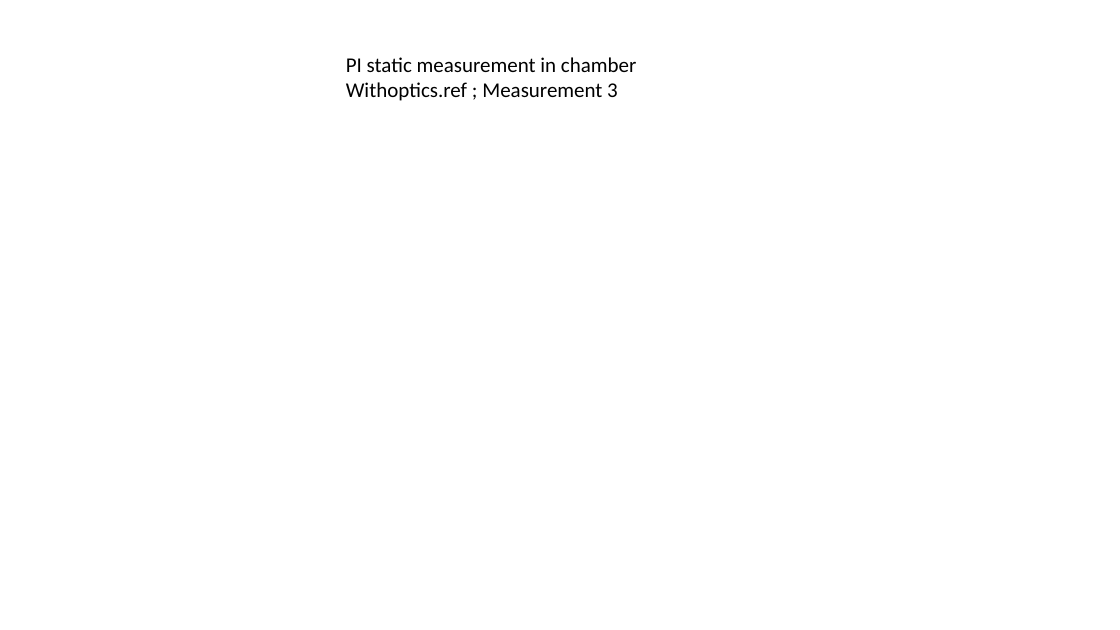
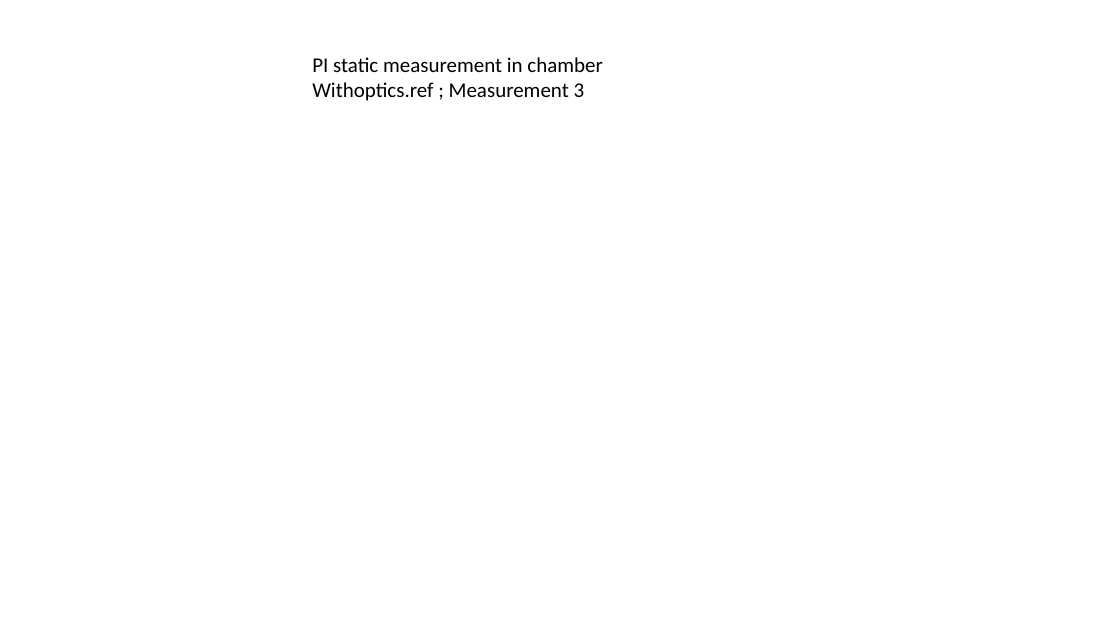
Before and after one commit to Cosinus0/MasterThesis, a slide deck: slide 4 of Thesis/matlab_code/PIswelling/PIswelling.pptx. Drawn at 1120x630 pixels with LibreOffice and Linux fonts; fonts in the diff are those of the drawing; background and template pictures are left out. Boxes give left, top, right and bottom in pixels: in the first picture for what was removed or moved away, otherwise in the second. Text is boxed around its words. In the diff, an @@ line names an element or a change of style, - is before the commit and + after.

```diff
--- a/Thesis/matlab_code/PIswelling/PIswelling.pptx
+++ b/Thesis/matlab_code/PIswelling/PIswelling.pptx
@@ text "PI static measurement in chamber": place and size @@
-text "PI static measurement in chamber" at (346, 57, 636, 101)
+text "PI static measurement in chamber" at (312, 57, 602, 101)
```
Also in this commit, not shown: 3 other slides changed, 10 other files.
